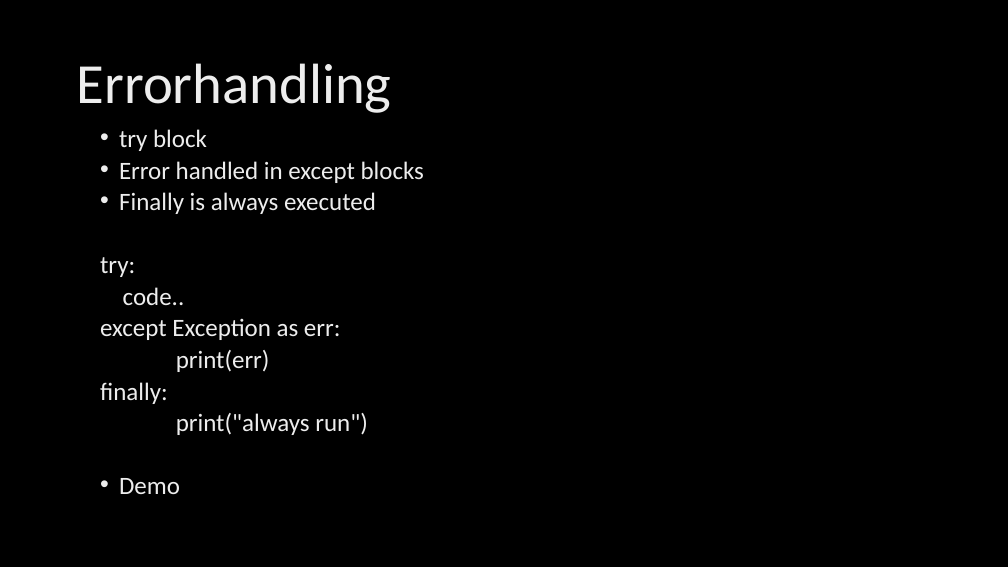
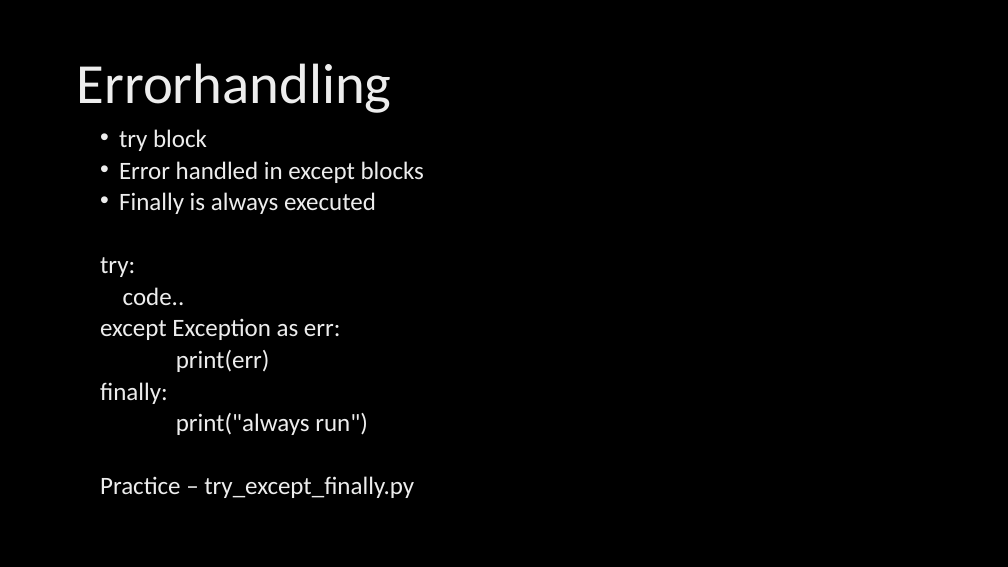
Before and after one commit to LaurentZuijdwijk/stst-array-kata, a slide deck: slide 11 of Python CodeKata.pptx. Drawn at 1008x567 pixels with LibreOffice and Linux fonts; fonts in the diff are those of the drawing; background and template pictures are left out. Boxes give left, top, right and bottom in pixels: in the first picture for what was removed or moved away, otherwise in the second. Text is boxed around its words. In the diff, an @@ line names an element or a change of style, - is before the commit and + after.

```diff
--- a/Python CodeKata.pptx
+++ b/Python CodeKata.pptx
@@ text at (100, 476, 414, 498): text changed @@
-• Demo
+Practice – try_except_finally.py
```
Also in this commit, not shown: 8 other slides changed.
